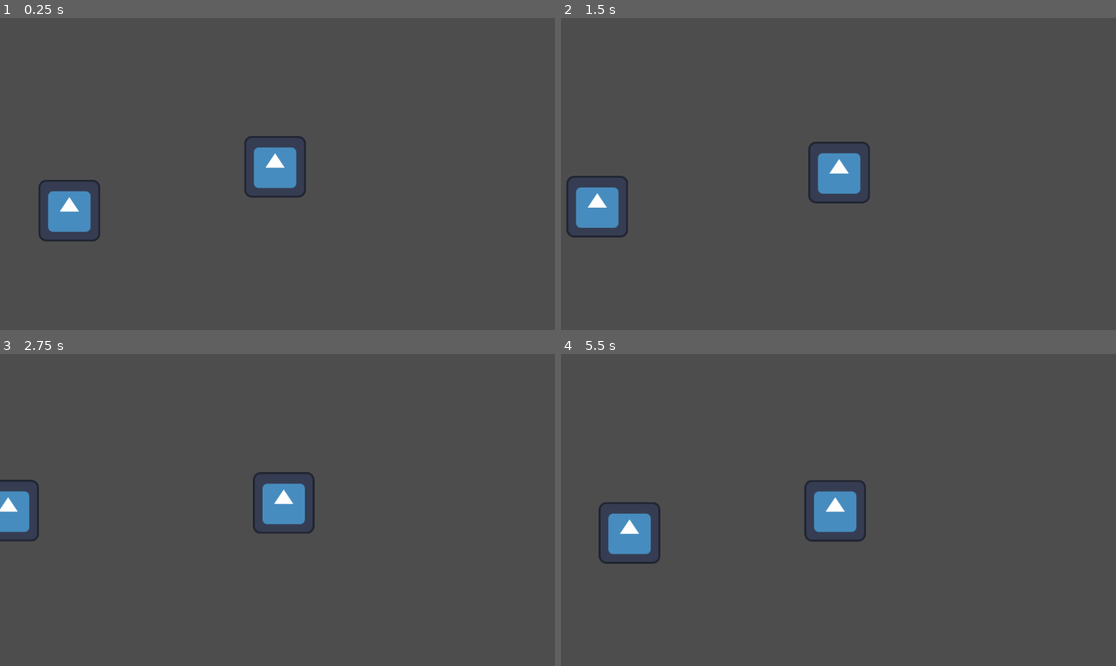
Above: before the commit, frames 1-4 (two rows, left to right).
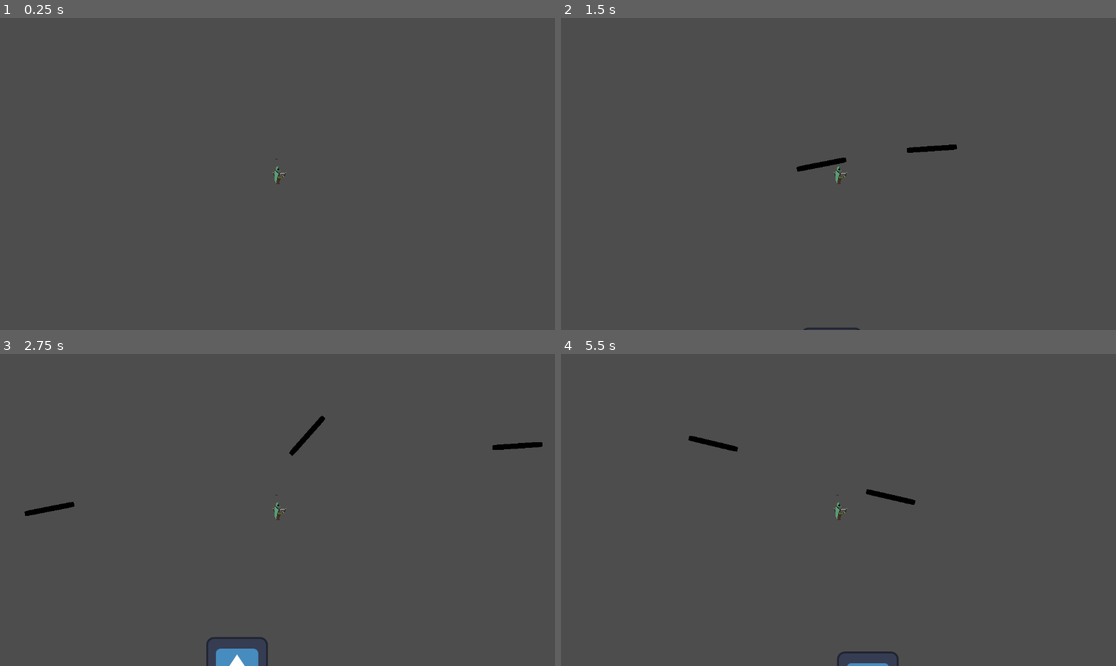
Above: after the commit, the same moments.

Repository: AethelVeritas/Dunedain
Game: Godot game, scene res://scenes/root.tscn
Two runs of this game, one before a commit and one after it. Both use one fixed random seed, a clock stepped at 60 frames per second and the inputs below. The engine's default icon, where the game draws it, is replaced by a stand-in: a white triangle on a blue panel in a dark square.
Inputs (mouse positions are in pixels of both pictures, inside the frame that each line leads up to):
- Up to frame 1 (0.25 s): no input
- Up to frame 2 (1.5 s): tap Enter at 0.5 s; move the mouse to (960, 158) at 0.52 s; hold D (right) 0.53-1.28 s; click (960, 158) at 0.6 s; move the mouse to (727, 189) at 1.27 s; hold S (down) from 1.28 s (still down); click (727, 189) at 1.35 s
- Up to frame 3 (2.75 s): move the mouse to (333, 441) at 2.02 s; release S (down) at 2.03 s; hold D (right) from 2.03 s (still down); click (333, 441) at 2.1 s
- Up to frame 4 (5.5 s): move the mouse to (810, 572) at 2.77 s; release D (right) at 2.78 s; hold W (up) 2.78-3.53 s; click (810, 572) at 2.85 s; move the mouse to (1005, 556) at 3.52 s; hold A (left) 3.53-5.03 s; click (1005, 556) at 3.6 s; move the mouse to (672, 463) at 4.27 s; click (672, 463) at 4.35 s; move the mouse to (866, 510) at 5.02 s; hold S (down) from 5.03 s (still down); click (866, 510) at 5.1 s

The runs differ from the first frame. In frame 1, 2.6% of the frame differs, in the area x 7-56%, y 37-72%; in frame 2, 2.9%; in frame 3, 3.2%, in the area x 0-98%, y 19-100%; in frame 4, 3.1%.

Commit message:
added arrow mechanics

Diff:
--- a/project.godot
+++ b/project.godot
@@ -41,7 +41,13 @@
 , Object(InputEventKey,"resource_local_to_scene":false,"resource_name":"","device":-1,"window_id":0,"alt_pressed":false …(186 unchanged characters)…
 ]
 }
+left_mouse={
+"deadzone": 0.2,
+"events": [Object(InputEventMouseButton,"resource_local_to_scene":false,"resource_name":"","device":-1,"window_id":0,"alt_pressed":false,"shift_pressed":false,"ctrl_pressed":false,"meta_pressed":false,"button_mask":0,"position":Vector2(0, 0),"global_position":Vector2(0, 0),"factor":1.0,"button_index":1,"canceled":false,"pressed":false,"double_click":false,"script":null)
+]
+}
 
 [rendering]
 
+textures/canvas_textures/default_texture_filter=0
 renderer/rendering_method="mobile"
--- /dev/null
+++ b/scenes/arrow.tscn
@@ -0,0 +1,27 @@
+[gd_scene load_steps=4 format=3 uid="uid://dlu4unv1vp7w4"]
+
+[ext_resource type="Script" uid="uid://5ew0qm0i5a3p" path="res://scripts/arrow.gd" id="1_23jat"]
+[ext_resource type="Texture2D" uid="uid://i5totv5mnkqh" path="res://icon.svg" id="1_umosx"]
+
+[sub_resource type="CapsuleShape2D" id="CapsuleShape2D_23jat"]
+height = 108.0
+
+[node name="Arrow" type="Area2D"]
+script = ExtResource("1_23jat")
+
+[node name="Sprite2D" type="Sprite2D" parent="."]
+modulate = Color(0, 0, 0, 1)
+position = Vector2(0.99999994, 0)
+rotation = 1.5707964
+scale = Vector2(0.0859375, 0.8125)
+texture = ExtResource("1_umosx")
+
+[node name="CollisionShape2D" type="CollisionShape2D" parent="."]
+rotation = 1.5707964
+shape = SubResource("CapsuleShape2D_23jat")
+
+[node name="VisibleOnScreenEnabler2D" type="VisibleOnScreenEnabler2D" parent="."]
+position = Vector2(52, 23)
+rect = Rect2(-60, -36, 16, 27)
+
+[connection signal="screen_exited" from="VisibleOnScreenEnabler2D" to="." method="_on_visible_on_screen_enabler_2d_screen_exited"]
--- a/scenes/player.tscn
+++ b/scenes/player.tscn
@@ -1,15 +1,115 @@
-[gd_scene load_steps=3 format=3 uid="uid://bh1w0ho7ry2kq"]
+[gd_scene load_steps=17 format=3 uid="uid://bh1w0ho7ry2kq"]
 
-[ext_resource type="Texture2D" uid="uid://i5totv5mnkqh" path="res://icon.svg" id="1_3vyb7"]
 [ext_resource type="Script" uid="uid://clycbp5oqw18" path="res://scripts/player.gd" id="1_g2els"]
+[ext_resource type="Texture2D" uid="uid://dm60w5cv4dvpi" path="res://sprites/Archer/High Attack.png" id="2_g2els"]
+
+[sub_resource type="AtlasTexture" id="AtlasTexture_qhqgy"]
+atlas = ExtResource("2_g2els")
+region = Rect2(0, 64, 64, 64)
+
+[sub_resource type="AtlasTexture" id="AtlasTexture_dqkch"]
+atlas = ExtResource("2_g2els")
+region = Rect2(64, 64, 64, 64)
+
+[sub_resource type="AtlasTexture" id="AtlasTexture_qlg0r"]
+atlas = ExtResource("2_g2els")
+region = Rect2(128, 64, 64, 64)
+
+[sub_resource type="AtlasTexture" id="AtlasTexture_tuyoq"]
+atlas = ExtResource("2_g2els")
+region = Rect2(192, 64, 64, 64)
+
+[sub_resource type="AtlasTexture" id="AtlasTexture_fjrip"]
+atlas = ExtResource("2_g2els")
+region = Rect2(256, 64, 64, 64)
+
+[sub_resource type="AtlasTexture" id="AtlasTexture_smehm"]
+atlas = ExtResource("2_g2els")
+region = Rect2(320, 64, 64, 64)
+
+[sub_resource type="AtlasTexture" id="AtlasTexture_ur7pv"]
+atlas = ExtResource("2_g2els")
+region = Rect2(384, 64, 64, 64)
+
+[sub_resource type="AtlasTexture" id="AtlasTexture_y4r1p"]
+atlas = ExtResource("2_g2els")
+region = Rect2(448, 64, 64, 64)
+
+[sub_resource type="AtlasTexture" id="AtlasTexture_d2wvv"]
+atlas = ExtResource("2_g2els")
+region = Rect2(0, 128, 64, 64)
+
+[sub_resource type="AtlasTexture" id="AtlasTexture_3v2ag"]
+atlas = ExtResource("2_g2els")
+region = Rect2(64, 128, 64, 64)
+
+[sub_resource type="AtlasTexture" id="AtlasTexture_jej6c"]
+atlas = ExtResource("2_g2els")
+region = Rect2(128, 128, 64, 64)
+
+[sub_resource type="AtlasTexture" id="AtlasTexture_f1ej7"]
+atlas = ExtResource("2_g2els")
+region = Rect2(192, 128, 64, 64)
+
+[sub_resource type="AtlasTexture" id="AtlasTexture_oprun"]
+atlas = ExtResource("2_g2els")
+region = Rect2(256, 128, 64, 64)
+
+[sub_resource type="SpriteFrames" id="SpriteFrames_a8ls1"]
+animations = [{
+"frames": [{
+"duration": 1.0,
+"texture": SubResource("AtlasTexture_qhqgy")
+}, {
+"duration": 1.0,
+"texture": SubResource("AtlasTexture_dqkch")
+}, {
+"duration": 1.0,
+"texture": SubResource("AtlasTexture_qlg0r")
+}, {
+"duration": 1.0,
+"texture": SubResource("AtlasTexture_tuyoq")
+}, {
+"duration": 1.0,
+"texture": SubResource("AtlasTexture_fjrip")
+}, {
+"duration": 1.0,
+"texture": SubResource("AtlasTexture_smehm")
+}, {
+"duration": 1.0,
+"texture": SubResource("AtlasTexture_ur7pv")
+}, {
+"duration": 1.0,
+"texture": SubResource("AtlasTexture_y4r1p")
+}, {
+"duration": 1.0,
+"texture": SubResource("AtlasTexture_d2wvv")
+}, {
+"duration": 1.0,
+"texture": SubResource("AtlasTexture_3v2ag")
+}, {
+"duration": 1.0,
+"texture": SubResource("AtlasTexture_jej6c")
+}, {
+"duration": 1.0,
+"texture": SubResource("AtlasTexture_f1ej7")
+}, {
+"duration": 1.0,
+"texture": SubResource("AtlasTexture_oprun")
+}],
+"loop": true,
+"name": &"default",
+"speed": 10.0
+}]
 
 [node name="CharacterBody2D" type="CharacterBody2D"]
 script = ExtResource("1_g2els")
 
-[node name="Sprite2D" type="Sprite2D" parent="."]
-position = Vector2(488, 312)
-texture = ExtResource("1_3vyb7")
+[node name="AnimatedSprite2D" type="AnimatedSprite2D" parent="."]
+sprite_frames = SubResource("SpriteFrames_a8ls1")
+frame_progress = 0.9874358
 
-[node name="Camera2D" type="Camera2D" parent="Sprite2D"]
-position = Vector2(5, 15)
-position_smoothing_enabled = true
+[node name="Camera2D" type="Camera2D" parent="AnimatedSprite2D"]
+
+[node name="Marker2D" type="Marker2D" parent="."]
+position = Vector2(0, -15)
--- /dev/null
+++ b/scripts/arrow.gd
@@ -0,0 +1,17 @@
+extends Area2D
+
+var speed = 300
+
+func _ready() -> void:
+	set_as_top_level(true)
+
+
+# Called every frame. 'delta' is the elapsed time since the previous frame.
+func _process(delta: float) -> void:
+	position += (Vector2.RIGHT*speed).rotated(rotation) * delta
+
+
+
+
+func _on_visible_on_screen_enabler_2d_screen_exited() -> void:
+	queue_free()
--- a/scripts/player.gd
+++ b/scripts/player.gd
@@ -3,6 +3,9 @@
 var speed = 100
 
 var player_state
+#var bow_equiped = true
+var bow_reload = true
+var arrow = preload("res://scenes/arrow.tscn")
 
 func _physics_process(delta):
 	var direction = Input.get_vector("left", "right", "up", "down")
@@ -15,5 +18,16 @@
 
 	velocity = direction * speed
 	move_and_slide()
+	var mouse_pos =  get_global_mouse_position()
+	$Marker2D.look_at(mouse_pos)
+
+	if Input.is_action_just_pressed("left_mouse") and bow_reload: #and bow_equiped :
+		#bow_equiped = false
+		var arrow_instance = arrow.instantiate()
+		arrow_instance.rotation = $Marker2D.rotation
+		arrow_instance.global_position = $Marker2D.global_position
+		add_child(arrow_instance)
+		await get_tree().create_timer(0.4).timeout
+		bow_reload = true
 
 	#play_anim(direction)
Not shown, added: scripts/arrow.gd.uid
Binary file added: sprites/Archer/Dash.png
Not shown, added: sprites/Archer/Dash.png.import
Binary file added: sprites/Archer/High Attack.png
Not shown, added: sprites/Archer/High Attack.png.import
Binary file added: sprites/Archer/Idle and running.png
Not shown, added: sprites/Archer/Idle and running.png.import
Binary file added: sprites/Archer/Jumping.png
Not shown, added: sprites/Archer/Jumping.png.import
Binary file added: sprites/Archer/Low attack.png
Not shown, added: sprites/Archer/Low attack.png.import
Binary file added: sprites/Archer/Normal Attack.png
(and 10 more such lines)
